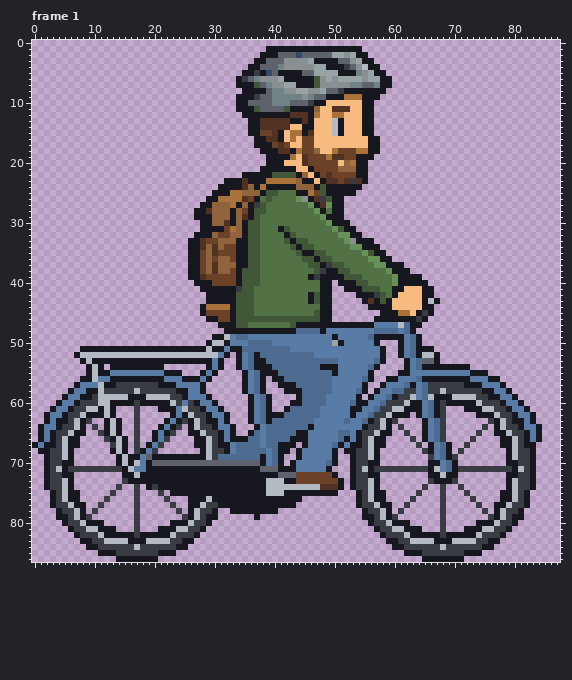
Two versions of one pixel-art file, art/source/bikes_n07/cyclist_adult2.aseprite. That is the earlier state.
88x87 pixels, 8 frames. Shown: frame 1. The commit also changed other frames, which this record leaves out.
The same view after the edit:
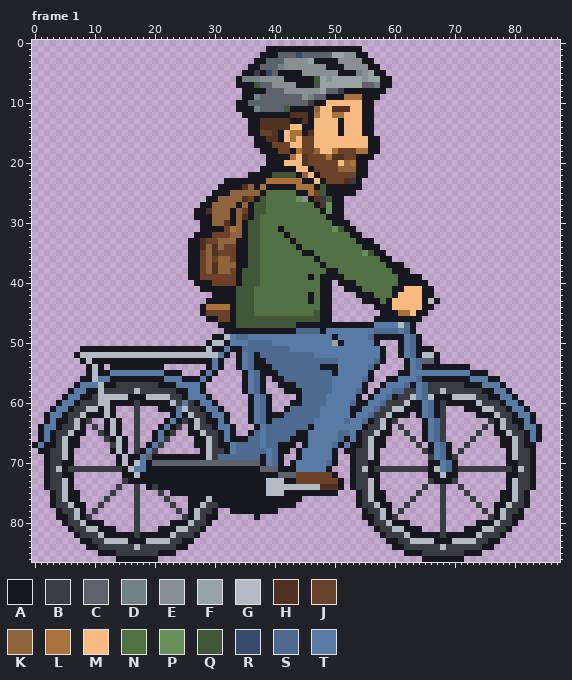
Palette (. is transparent): A #17181f  B #3a3c44  C #5d626c  D #708286  E #899092  F #98a3a5  G #b4bac4  H #513222  J #6b4128  K #8f633b  L #a8723a  M #f8bb7f  N #527145  P #689059  Q #405838  R #364a6b  S #4d6a91  T #587ca6
Difference:
Frame 1:
The edit turns colour B into colour A in row 45 at x 65; in row 46 at x 64.
The edit turns colour H into colour A in row 23 at x 35 and 54; in row 43 at x 56.
The edit turns colour D into colour C in row 7 at x 39; in row 8 at x 40 to 41; in row 9 at x 40 to 44; in row 10 at x 40 to 42.
The edit turns colour B into colour D in row 6 at x 35; in row 9 at x 37.
The edit turns colour C into colour D in row 6 at x 36.
The edit turns colour Q into colour D in row 11 at x 37.
The edit turns colour B into colour E in row 4 at x 52.
The edit turns colour C into colour E in row 3 at x 51 to 52; in row 4 at x 53; in row 5 at x 45 to 46.
The edit turns colour F into colour E in row 2 at x 53; in row 3 at x 54; in row 4 at x 47 to 48; in row 5 at x 47 to 50; in row 6 at x 41 and 49; in row 7 at x 42 to 43.
The edit turns colour F into colour E in row 8 at x 44 to 45.
The edit turns colour G into colour E in row 4 at x 55.
The edit turns colour D into colour F in row 7 at x 53 to 54.
The edit turns colour E into colour F in row 6 at x 48 and 50; in row 7 at x 48 to 52.
The edit turns colour H into colour J in row 17 at x 41; in row 18 at x 41 to 42; in row 22 at x 49; in row 23 at x 49 to 50; in row 39 at x 28.
The edit turns colour K into colour J in row 32 at x 30.
The edit turns colour L into colour K in row 25 at x 33 to 34; in row 26 at x 31 to 34; in row 27 at x 33.
The edit turns colour K into colour L in row 23 at x 44; in row 24 at x 44 to 46.
The edit turns colour G into colour M in rows 13 to 15 at x 50.
The edit turns colour B into colour N in row 37 at x 49; in row 38 at x 48; in row 39 at x 47; in row 42 at x 57.
The edit turns colour E into colour N in row 33 at x 53.
The edit turns colour P into colour N in row 27 at x 46; in row 28 at x 47; in row 29 at x 48; in row 30 at x 49; in row 32 at x 51 to 52; in row 33 at x 52.
The edit turns colour P into colour N in row 34 at x 53 to 54; in row 36 at x 56 to 57; in row 37 at x 57 to 58; in row 38 at x 59; in rows 39 to 40 at x 60.
The edit turns colour Q into colour N in row 25 at x 39 to 40; in row 26 at x 39; in row 31 at x 42; in row 32 at x 43; in row 33 at x 42 and 44 to 45; in row 34 at x 43 and 45 to 46.
The edit turns colour Q into colour N in row 35 at x 44 and 47 to 48; in row 36 at x 45 to 46 and 48 to 49; in row 37 at x 46 to 47 and 50 to 51; in row 38 at x 47 and 51 to 52; in row 39 at x 52 to 54; in row 40 at x 54 to 55.
The edit turns colour Q into colour N in row 41 at x 55 to 57; in rows 42 to 43 at x 47 and 58.
The edit turns colour N into colour P in row 28 at x 49.
The edit turns colour B into colour Q in row 27 at x 37; in row 41 at x 34.
The edit turns colour N into colour Q in row 26 at x 38; in row 47 at x 36 to 42.
The edit erases colour A in row 9 at x 34; in row 22 at x 35; in row 23 at x 55; in row 42 at x 29; in row 44 at x 56; in row 45 at x 66.
The edit erases colour A in row 46 at x 65; in row 47 at x 64.
